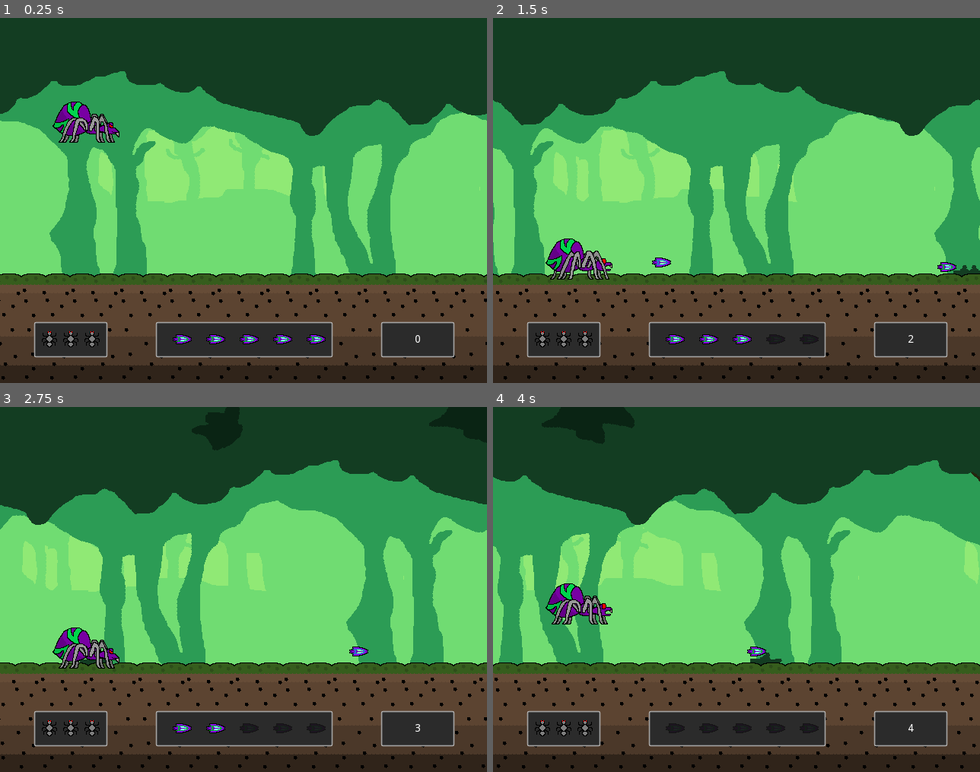
Above: before the commit, frames 1-4 (two rows, left to right).
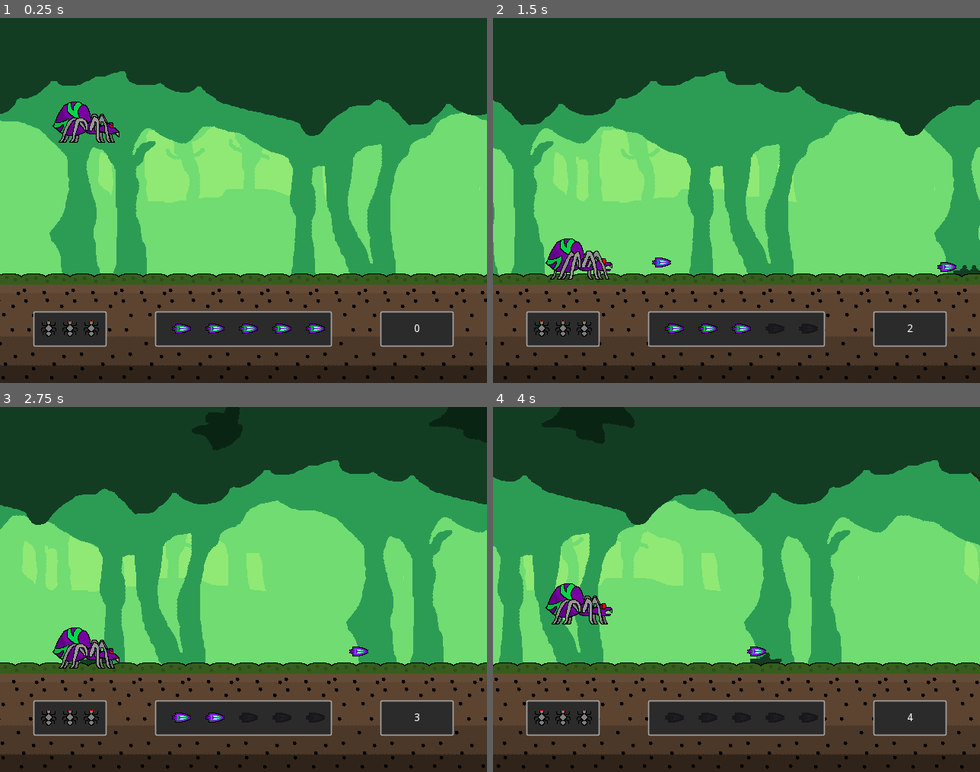
Above: after the commit, the same moments.

Repository: Gravedigger7789/spider-scramble
Game: Godot game, scene res://src/Level/Sandbox1.tscn
The game is run twice, just before and just after one commit, with the same random seed, the same clock (stepped at 60 frames per second) and the same inputs. This scene is started directly instead of the project's main scene.
Inputs:
- Up to frame 1 (0.25 s): no input
- Up to frame 2 (1.5 s): tap Z (attack) at 0.6, 1.35 s; tap Up (jump) at 0.77 s
- Up to frame 3 (2.75 s): tap Up (jump) at 1.52 s; tap Z (attack) at 2.1 s
- Up to frame 4 (4 s): tap Z (attack) at 2.85, 3.6 s; tap Up (jump) at 3.02, 3.77 s

The runs differ from the first frame. In frame 1, 6.1% of the frame differs, in the area x 6-94%, y 80-94%; in frame 2, 5.7%; in frame 3, 5.6%; in frame 4, 5.3%.

Commit message:
Centering GUI

Diff:
--- a/src/GUI/GameGUI.gd
+++ b/src/GUI/GameGUI.gd
@@ -1,10 +1,10 @@
-extends HBoxContainer
+extends Control
 
 export(NodePath) var player_path
 onready var player: Player = get_node(player_path)
-onready var health_gui = $PanelContainer/HealthGUI
-onready var ammo_gui = $PanelContainer2/AmmoGUI
-onready var score_gui = $PanelContainer3/ScoreGUI
+onready var health_gui = $HBoxContainer/PanelContainer/HealthGUI
+onready var ammo_gui = $HBoxContainer/PanelContainer2/AmmoGUI
+onready var score_gui = $HBoxContainer/PanelContainer3/ScoreGUI
 
 
 func _ready():
--- a/src/GUI/GameGUI.tscn
+++ b/src/GUI/GameGUI.tscn
@@ -8,18 +8,28 @@
 [ext_resource path="res://src/GUI/ScoreGUI.gd" type="Script" id=6]
 [ext_resource path="res://src/GUI/ScoreGUI.tscn" type="PackedScene" id=7]
 
-[node name="GameGUI" type="HBoxContainer"]
-margin_left = 45.0
-margin_top = 400.0
-margin_right = 552.0
-margin_bottom = 46.0
-custom_constants/separation = 64
+[node name="GameGUI" type="Control"]
+anchor_right = 1.0
+anchor_bottom = 1.0
 script = ExtResource( 5 )
 __meta__ = {
 "_edit_use_anchors_": false
 }
 
-[node name="PanelContainer" type="PanelContainer" parent="."]
+[node name="HBoxContainer" type="HBoxContainer" parent="."]
+anchor_left = 0.5
+anchor_top = 0.9
+anchor_right = 0.5
+anchor_bottom = 0.9
+margin_left = -276.0
+margin_top = -46.0
+margin_right = 276.0
+custom_constants/separation = 64
+__meta__ = {
+"_edit_use_anchors_": false
+}
+
+[node name="PanelContainer" type="PanelContainer" parent="HBoxContainer"]
 margin_right = 96.0
 margin_bottom = 46.0
 custom_styles/panel = ExtResource( 4 )
@@ -27,13 +37,13 @@
 "_edit_use_anchors_": false
 }
 
-[node name="HealthGUI" parent="PanelContainer" instance=ExtResource( 1 )]
+[node name="HealthGUI" parent="HBoxContainer/PanelContainer" instance=ExtResource( 1 )]
 margin_left = 8.0
 margin_top = 11.0
 margin_right = 88.0
 margin_bottom = 35.0
 
-[node name="PanelContainer2" type="PanelContainer" parent="."]
+[node name="PanelContainer2" type="PanelContainer" parent="HBoxContainer"]
 margin_left = 160.0
 margin_right = 392.0
 margin_bottom = 46.0
@@ -42,14 +52,14 @@
 "_edit_use_anchors_": false
 }
 
-[node name="AmmoGUI" parent="PanelContainer2" instance=ExtResource( 2 )]
+[node name="AmmoGUI" parent="HBoxContainer/PanelContainer2" instance=ExtResource( 2 )]
 margin_left = 8.0
 margin_top = 8.0
 margin_right = 224.0
 margin_bottom = 38.0
 script = ExtResource( 3 )
 
-[node name="PanelContainer3" type="PanelContainer" parent="."]
+[node name="PanelContainer3" type="PanelContainer" parent="HBoxContainer"]
 margin_left = 456.0
 margin_right = 552.0
 margin_bottom = 46.0
@@ -58,7 +68,7 @@
 "_edit_use_anchors_": false
 }
 
-[node name="ScoreGUI" parent="PanelContainer3" instance=ExtResource( 7 )]
+[node name="ScoreGUI" parent="HBoxContainer/PanelContainer3" instance=ExtResource( 7 )]
 margin_left = 8.0
 margin_top = 16.0
 margin_right = 88.0
--- a/src/Level/Sandbox1.tscn
+++ b/src/Level/Sandbox1.tscn
@@ -9,11 +9,9 @@
 [ext_resource path="res://src/Objects/Obstacle.tscn" type="PackedScene" id=7]
 [ext_resource path="res://src/Objects/Heart.tscn" type="PackedScene" id=8]
 
-[node name="Sandbox1" type="Node2D"]
+[node name="Sandbox1" type="Node"]
 
 [node name="GameGUI" parent="." instance=ExtResource( 1 )]
-margin_right = 597.0
-margin_bottom = 446.0
 player_path = NodePath("../Player")
 
 [node name="TreeBackground" parent="." instance=ExtResource( 4 )]
